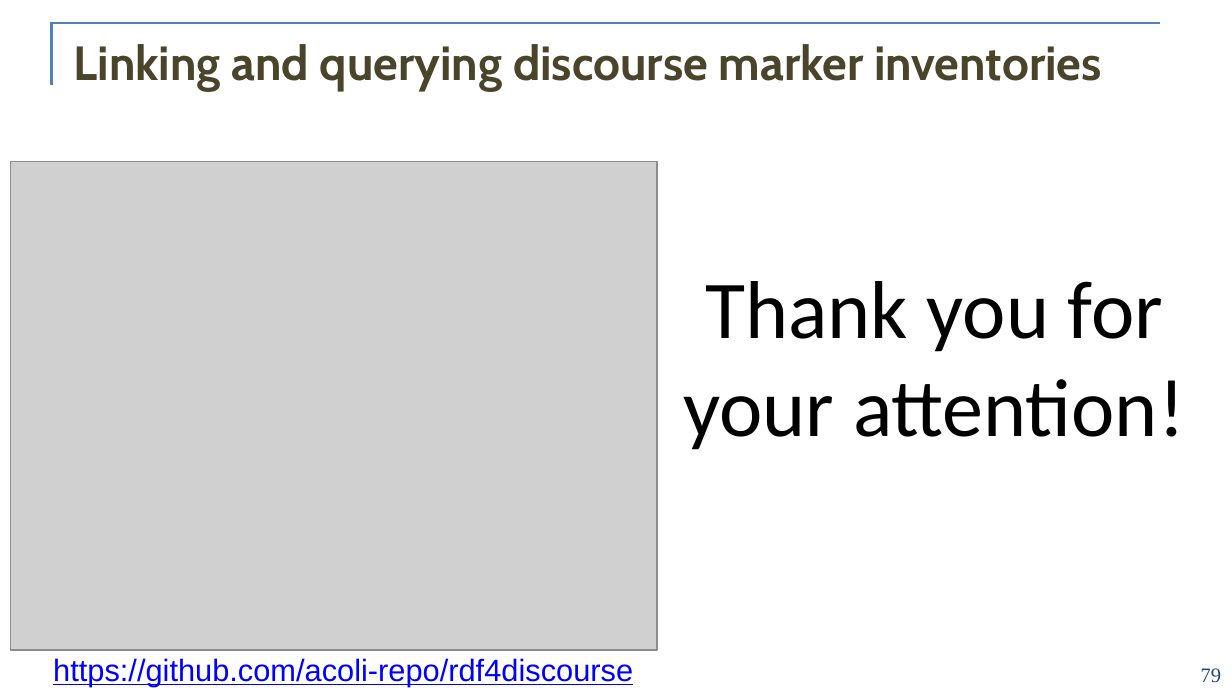
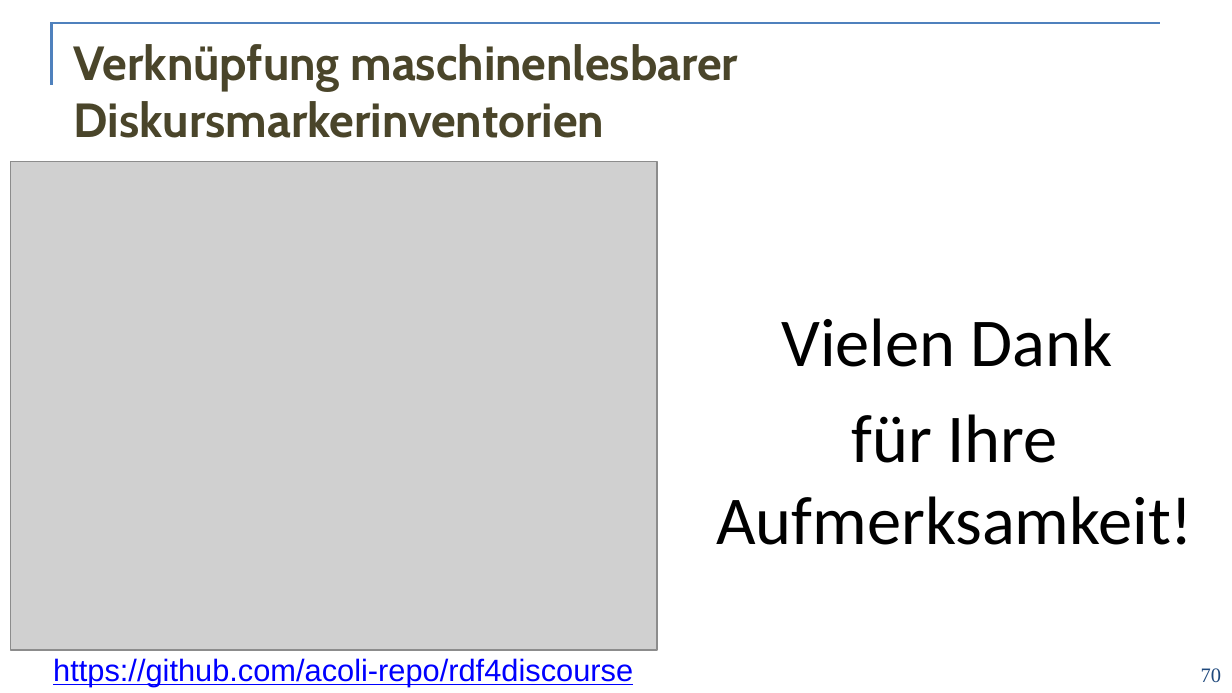
Before and after one commit to acoli-repo/rdf4discourse, a slide deck: slide 70 of doc/vortrag.pptx (slide 79 before the commit). Drawn at 1232x693 pixels with LibreOffice and Linux fonts; fonts in the diff are those of the drawing; grey boxes stand for pictures; background and template pictures are left out. Boxes give left, top, right and bottom in pixels: in the first picture for what was removed or moved away, otherwise in the second. Text is boxed around its words. In the diff, an @@ line names an element or a change of style, - is before the commit and + after.

```diff
--- a/doc/vortrag.pptx
+++ b/doc/vortrag.pptx
@@ title at [74, 44, 739, 138]: text changed @@
-Linking and querying discourse marker inventories
+Verknüpfung maschinenlesbarer Diskursmarkerinventorien
@@ text at [716, 318, 1193, 545]: text changed; size 48 to 40 pt @@
-Thank you for your attention!
+Vielen Dank
+für Ihre Aufmerksamkeit!
@@ page number at [1201, 668, 1221, 682]: text changed @@
-79
+70
```
Also in this commit, not shown: 27 other slides changed, 28 slides added, 31 slides removed, 2 other files.
